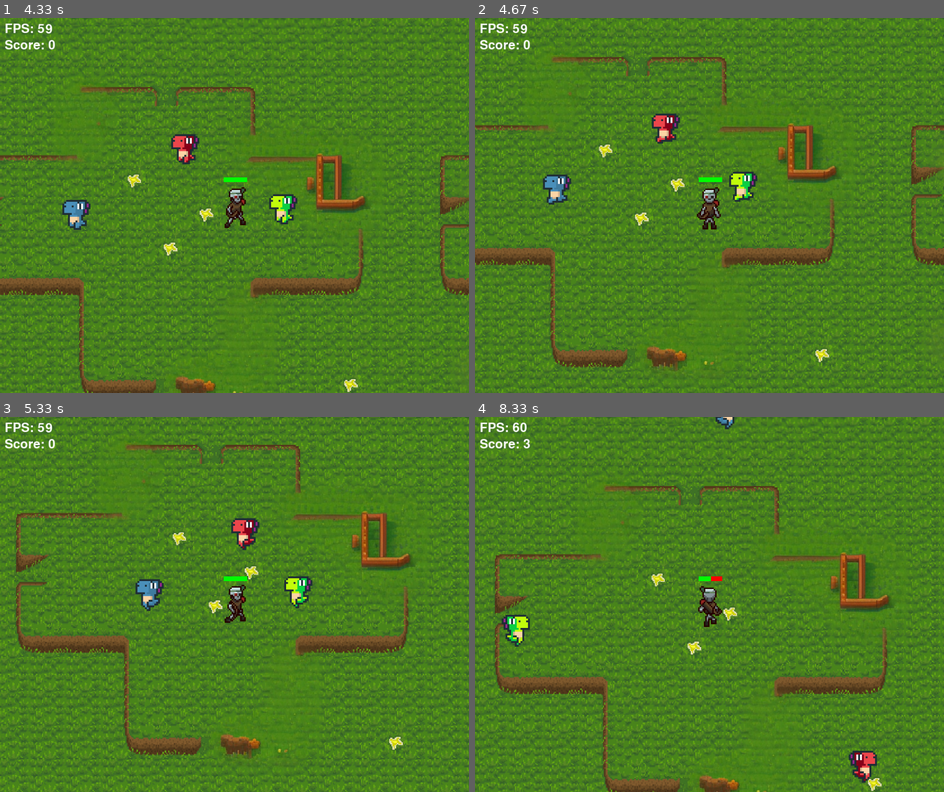
Above: before the commit, frames 1-4 (two rows, left to right).
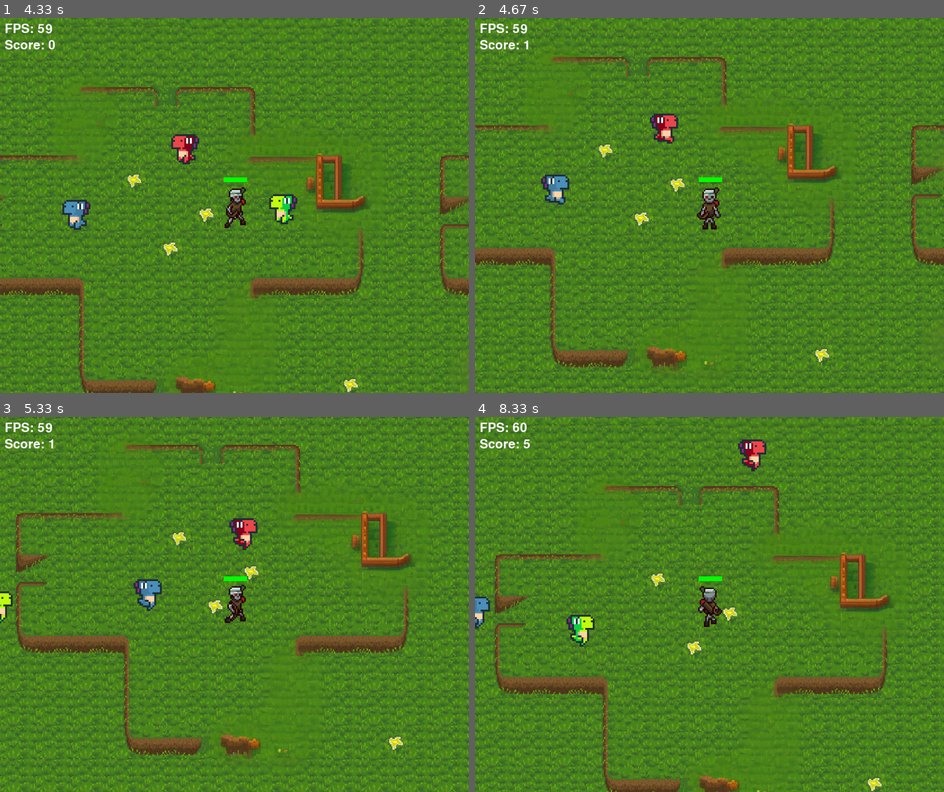
Above: after the commit, the same moments.

Repository: sunwindsss/Pygame-Projekts
Game: pygame game, started from entry.py
Two runs of this game, one before a commit and one after it. Both use one fixed random seed, a clock stepped at 60 frames per second and the inputs below.
Inputs:
- Up to frame 1 (4.33 s): tap Space at 0.33, 0.73, 1.03, 1.23, 1.57, 1.87, 2.07, 2.37, 2.63, 2.97, 3.27, 3.4, 3.8, 4.1 s; hold D 0.67-1.13 s; hold W 1.17-1.47 s; hold D 1.5-1.97 s; hold A 2-2.53 s; hold S 2.57-2.87 s; hold A 2.9-3.3 s; hold W 3.33-3.7 s; hold D from 3.73 s (still down)
- Up to frame 2 (4.67 s): release D at 4.37 s; hold S from 4.4 s (still down); tap Space at 4.47 s
- Up to frame 3 (5.33 s): release S at 4.77 s; hold A 4.8-5.27 s; tap Space at 4.87, 5.17 s; hold D from 5.3 s (still down)
- Up to frame 4 (8.33 s): tap Space at 5.37, 5.67, 5.87, 6.2, 6.5, 6.7, 7, 7.27, 7.6, 7.9, 8.03 s; release D at 5.77 s; hold W 5.8-6.1 s; hold D 6.13-6.6 s; hold A 6.63-7.17 s; hold S 7.2-7.5 s; hold A 7.53-7.93 s; hold W from 7.97 s (still down)

Frame 1 is identical in both runs. In frame 2, 1.0% of the frame differs, in the area x 10-61%, y 5-50%; in frame 3, 1.1%; in frame 4, 1.8%, in the area x 0-86%, y 0-98%.

Commit message:
Very epic push, secret feature

Diff:
--- a/entry.py
+++ b/entry.py
@@ -6,11 +6,13 @@
     """
     Initializes some basic game variables.
     """
-    global WIDTH, HEIGHT, BACKGROUND_WIDTH, BACKGROUND_HEIGHT, PLAYER_WIDTH, PLAYER_HEIGHT, FPS, speed, speed_linear, speed_diagonal
+    global WIDTH, HEIGHT, BACKGROUND_WIDTH, BACKGROUND_HEIGHT, PLAYER_WIDTH, PLAYER_HEIGHT, FPS, speed, speed_linear, speed_diagonal, MAX_ARROWS, ARROW_SPEED
     WIDTH, HEIGHT = 1000, 800
     BACKGROUND_WIDTH, BACKGROUND_HEIGHT = 100, 100 # Black background size (UNUSED!!)
     PLAYER_WIDTH, PLAYER_HEIGHT = 144, 144 # Attached to some settings in regards to player location on screen
     FPS = 60 # Framerate value for game
+    MAX_ARROWS = 5
+    ARROW_SPEED = 7
     speed = 4
     speed_linear = 4
     speed_diagonal = 2.828 # Coefficient 0.707 in regards to linear speed
@@ -260,11 +262,16 @@
         elif event.type == PLAYER_HIT:
             player_health -= 1
         elif event.type == ENEMY_HIT1:
-            enemy1_health -= 1
+            enemy1_health -= 20
         elif event.type == ENEMY_HIT2:
-            enemy2_health -= 1
+            enemy2_health -= 20
         elif event.type == ENEMY_HIT3:
-            enemy3_health -= 1
+            enemy3_health -= 20
+
+        if event.type == pygame.KEYDOWN:
+            if event.key == pygame.K_SPACE and len(player_arrows) < MAX_ARROWS:
+                bullet = pygame.Rect(player.x, player.y + player.height//2 - 2, 10, 5)
+                player_arrows.append(bullet)
 
 
 
@@ -483,6 +490,22 @@
         pygame.event.post(pygame.event.Event(ENEMY_HIT2))
     if player.colliderect(enemy3):
         pygame.event.post(pygame.event.Event(ENEMY_HIT3))
+
+def handle_arrows(player_arrows):
+    for arrow in player_arrows:
+        arrow.x += ARROW_SPEED
+        if enemy1.colliderect(arrow):
+            pygame.event.post(pygame.event.Event(ENEMY_HIT1))
+            player_arrows.remove(arrow)
+        if enemy2.colliderect(arrow):
+            pygame.event.post(pygame.event.Event(ENEMY_HIT2))
+            player_arrows.remove(arrow)
+        if enemy3.colliderect(arrow):
+            pygame.event.post(pygame.event.Event(ENEMY_HIT3))
+            player_arrows.remove(arrow)
+        elif arrow.x > WIDTH:
+            player_arrows.remove(arrow)
+
 class HealthBar():
     def __init__(self, x, y, w, h, max_hp):
         self.x = x
@@ -501,11 +524,14 @@
     Runs the main game loop and processes game events.
     The loop continues until the global variable `running` becomes False, and then quits the game.
     """
-    global running,player_health, player, health_bar, enemy1_health, enemy2_health, enemy3_health, score
+    global running,player_health, player, health_bar, enemy1_health, enemy2_health, enemy3_health, score, player_arrows, enemy1, enemy2, enemy3
+
 
     player = pygame.Rect(icon_x, icon_y, PLAYER_WIDTH/3,PLAYER_HEIGHT/2)
     health_bar = HealthBar(250, 250, 300, 40, 100)
+    player_arrows = []
     player_health = 100
+
 
 
     enemy1_coordinate = enemy_spawn(player)
@@ -556,8 +582,10 @@
         if player_health <= 0:
             game_over_screen()
             break
+
+        health_bar.hp = player_health
         handle_events()
-        health_bar.hp = player_health
+        handle_arrows(player_arrows)
         player_damage(player, enemy1, enemy2, enemy3)
         enemy_damage(player, enemy1, enemy2, enemy3)
         update_animation()
